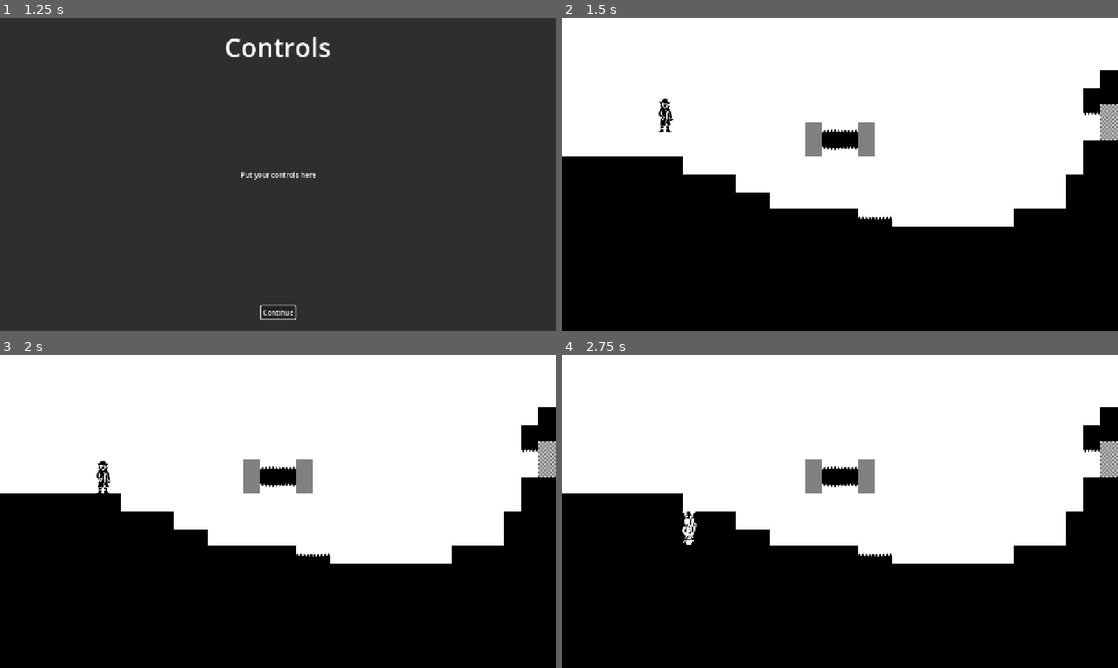
Above: before the commit, frames 1-4 (two rows, left to right).
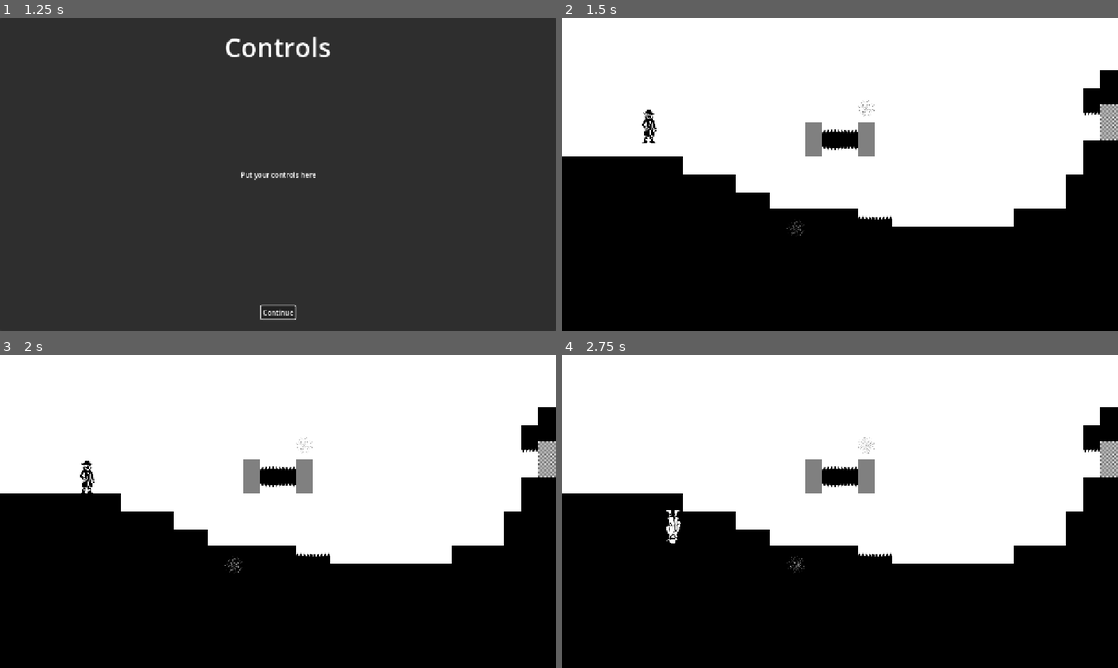
Above: after the commit, the same moments.

Repository: KIT-GameJam/FlipFlop
Game: Godot game, scene res://core/gamemanager.tscn
Same seed, same stepped clock (60 frames per second), same inputs: the game is played once before the commit and once after it.
Inputs (mouse positions are in pixels of both pictures, inside the frame that each line leads up to):
- Up to frame 1 (1.25 s): click "Start" at 0.5 s
- Up to frame 2 (1.5 s): click "Continue" at 1.25 s
- Up to frame 3 (2 s): no input
- Up to frame 4 (2.75 s): tap Enter at 2 s; move the mouse to (867, 511) at 2.02 s; hold D (move_right) from 2.03 s (still down); tap E (flip) at 2.1 s; tap W (jump) at 2.27 s

Frame 1 is identical in both runs. In frame 2, 0.4% of the frame differs, in the area x 14-57%, y 25-70%; in frame 3, 0.4%; in frame 4, 0.4%, in the area x 18-57%, y 26-70%.

Commit message:
Add portal animation

Diff:
--- a/levels/level1.tscn
+++ b/levels/level1.tscn
@@ -10,11 +10,15 @@
 tile_map_data = PackedByteArray("AAAAAAAAAAAAAAAAAAAAAAEAAAAAAAAAAAAAAAIAAAAAAAAAAAAAAAMAAAAAAAAAAAAAAAQAAAAAAAAAAAAAAA …(10768 unchanged characters)…
 
 [node name="Portal" parent="." index="1" unique_id=502516310 instance=ExtResource("3_b3oru")]
-position = Vector2(1300, 236)
+position = Vector2(538, 483)
 level = 1
 
 [node name="Spawn" parent="." index="2" unique_id=863920017 instance=ExtResource("4_ua5ty")]
-position = Vector2(238, 248)
+position = Vector2(201, 273)
 
 [node name="PortalEntrance" parent="." index="3" unique_id=46011893 instance=ExtResource("4_ua5ty")]
 position = Vector2(1263, 82)
+
+[node name="Portal2" parent="." index="4" unique_id=1475928890 instance=ExtResource("3_b3oru")]
+position = Vector2(700, 208)
+level = 1
--- a/levels/portal/portal.gd
+++ b/levels/portal/portal.gd
@@ -3,7 +3,12 @@
 
 @export var level := AbstractLevel.Level.Level1;
 @export_range(0, 10) var entrance := 0
+@onready var animation_player: AnimationPlayer = $AnimationPlayer
+
 
 func _on_area_2d_body_entered(body: Node2D) -> void:
 	if body is Player:
 		Global.game_manager.change_level(level, entrance)
+
+func _ready() -> void:
+	animation_player.play("spin")
--- a/levels/portal/portal.tscn
+++ b/levels/portal/portal.tscn
@@ -5,16 +5,9 @@
 
 [sub_resource type="RectangleShape2D" id="RectangleShape2D_uqfsl"]
 
-[sub_resource type="Animation" id="Animation_ujmca"]
-resource_name = "Portal"
-markers = [{
-"color": Color(1, 1, 1, 1),
-"name": &"new_marker",
-"time": 0.95
-}]
-
 [sub_resource type="Animation" id="Animation_r6u7u"]
 length = 0.001
+loop_mode = 2
 tracks/0/type = "value"
 tracks/0/imported = false
 tracks/0/enabled = true
@@ -27,9 +20,23 @@
 "update": 0,
 "values": [0.0]
 }
+tracks/1/type = "value"
+tracks/1/imported = false
+tracks/1/enabled = true
+tracks/1/path = NodePath("Sprite2D:modulate")
+tracks/1/interp = 1
+tracks/1/loop_wrap = true
+tracks/1/keys = {
+"times": PackedFloat32Array(0),
+"transitions": PackedFloat32Array(1),
+"update": 0,
+"values": [Color(1, 1, 1, 1)]
+}
 
 [sub_resource type="Animation" id="Animation_8xt2d"]
 resource_name = "new_animation"
+length = 2.0
+loop_mode = 1
 tracks/0/type = "value"
 tracks/0/imported = false
 tracks/0/enabled = true
@@ -37,17 +44,28 @@
 tracks/0/interp = 1
 tracks/0/loop_wrap = true
 tracks/0/keys = {
-"times": PackedFloat32Array(0.2, 1),
+"times": PackedFloat32Array(0, 2),
 "transitions": PackedFloat32Array(1, 1),
 "update": 0,
 "values": [0.0, 6.283185307179586]
 }
+tracks/1/type = "value"
+tracks/1/imported = false
+tracks/1/enabled = true
+tracks/1/path = NodePath("Sprite2D:modulate")
+tracks/1/interp = 1
+tracks/1/loop_wrap = true
+tracks/1/keys = {
+"times": PackedFloat32Array(0, 1, 2),
+"transitions": PackedFloat32Array(1, 1, 1),
+"update": 0,
+"values": [Color(0.3764706, 0.3764706, 0.3764706, 1), Color(0.7529412, 0.7529412, 0.7529412, 1), Color(0.3764706, 0.3764706, 0.3764706, 1)]
+}
 
 [sub_resource type="AnimationLibrary" id="AnimationLibrary_tbsxr"]
 _data = {
-&"Portal": SubResource("Animation_ujmca"),
 &"RESET": SubResource("Animation_r6u7u"),
-&"new_animation": SubResource("Animation_8xt2d")
+&"spin": SubResource("Animation_8xt2d")
 }
 
 [node name="Portal" type="Node2D" unique_id=502516310]
Binary file changed: assets/entities/portal..png
